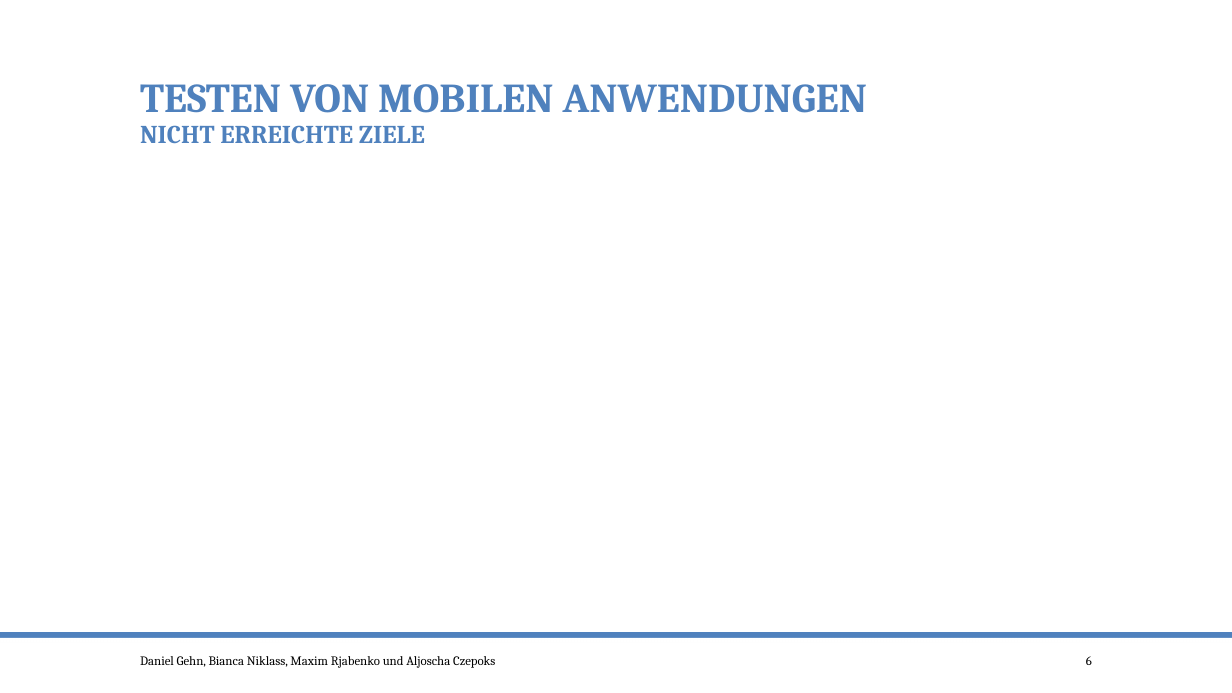
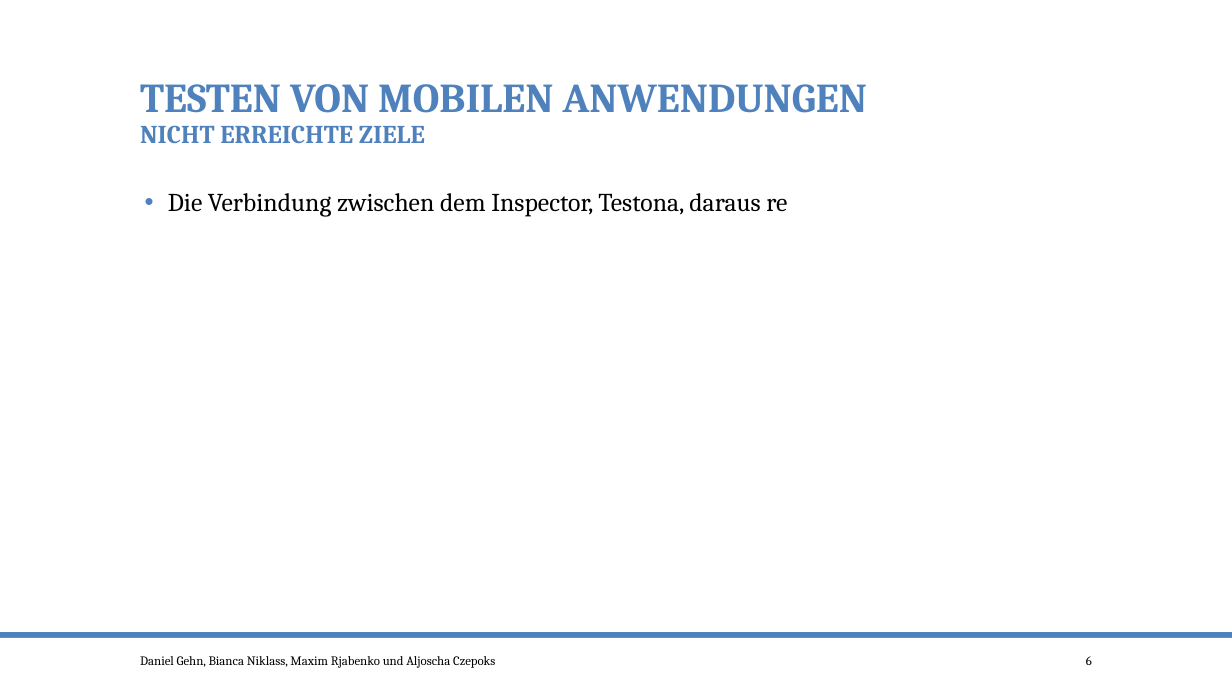
Before and after one commit to po-test-ws-2015/test-cycle, a slide deck: slide 6 of TestenMileStone2.pptx. Drawn at 1232x693 pixels with LibreOffice and Linux fonts; fonts in the diff are those of the drawing. Boxes give left, top, right and bottom in pixels: in the first picture for what was removed or moved away, otherwise in the second. Text is boxed around its words. In the diff, an @@ line names an element or a change of style, - is before the commit and + after.

Commit message:
ergänzung

```diff
--- a/TestenMileStone2.pptx
+++ b/TestenMileStone2.pptx
@@ text added at bbox=[168, 193, 787, 217], 20 pt, text #000000 @@
+• Die Verbindung zwischen dem Inspector, Testona, daraus re
```
